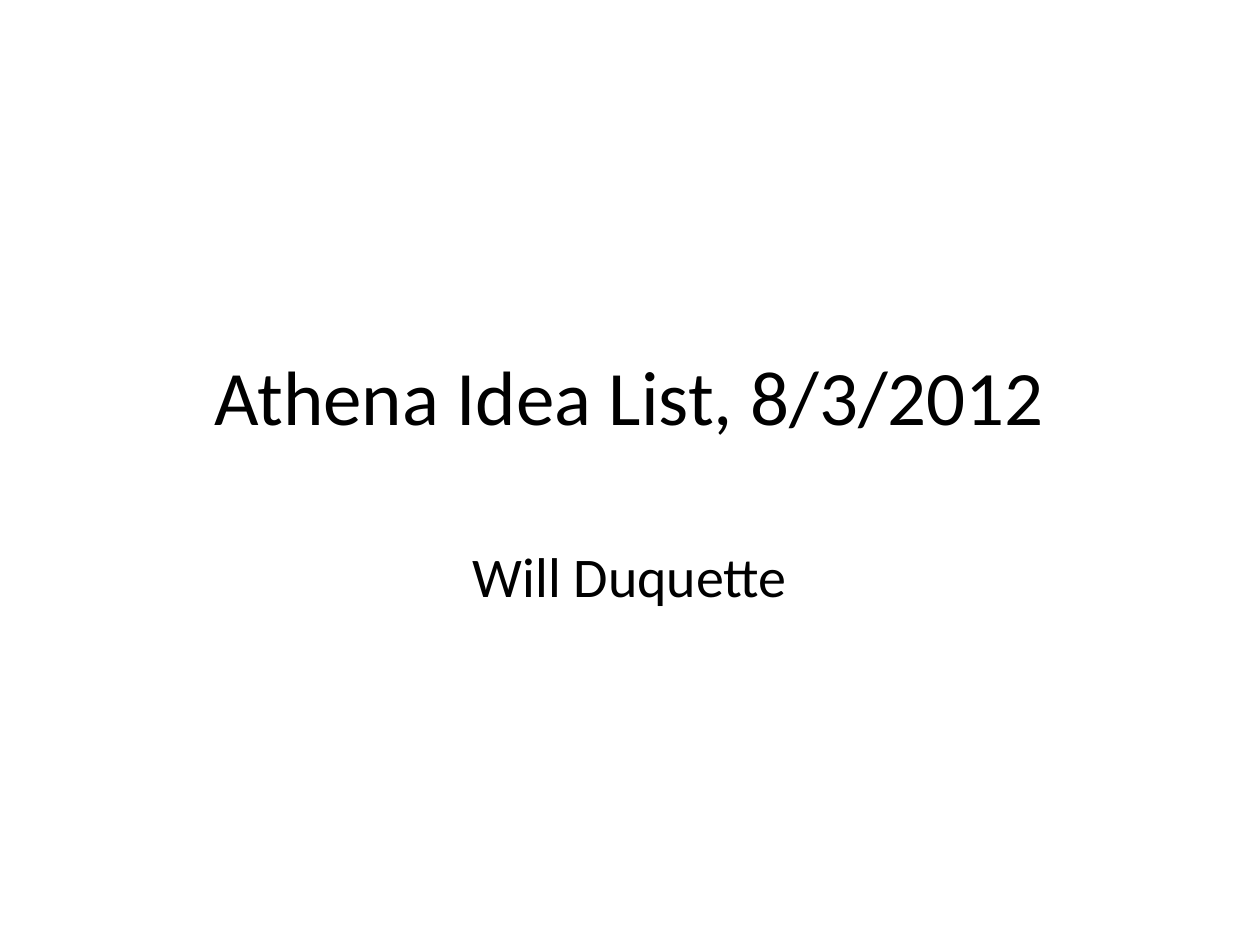
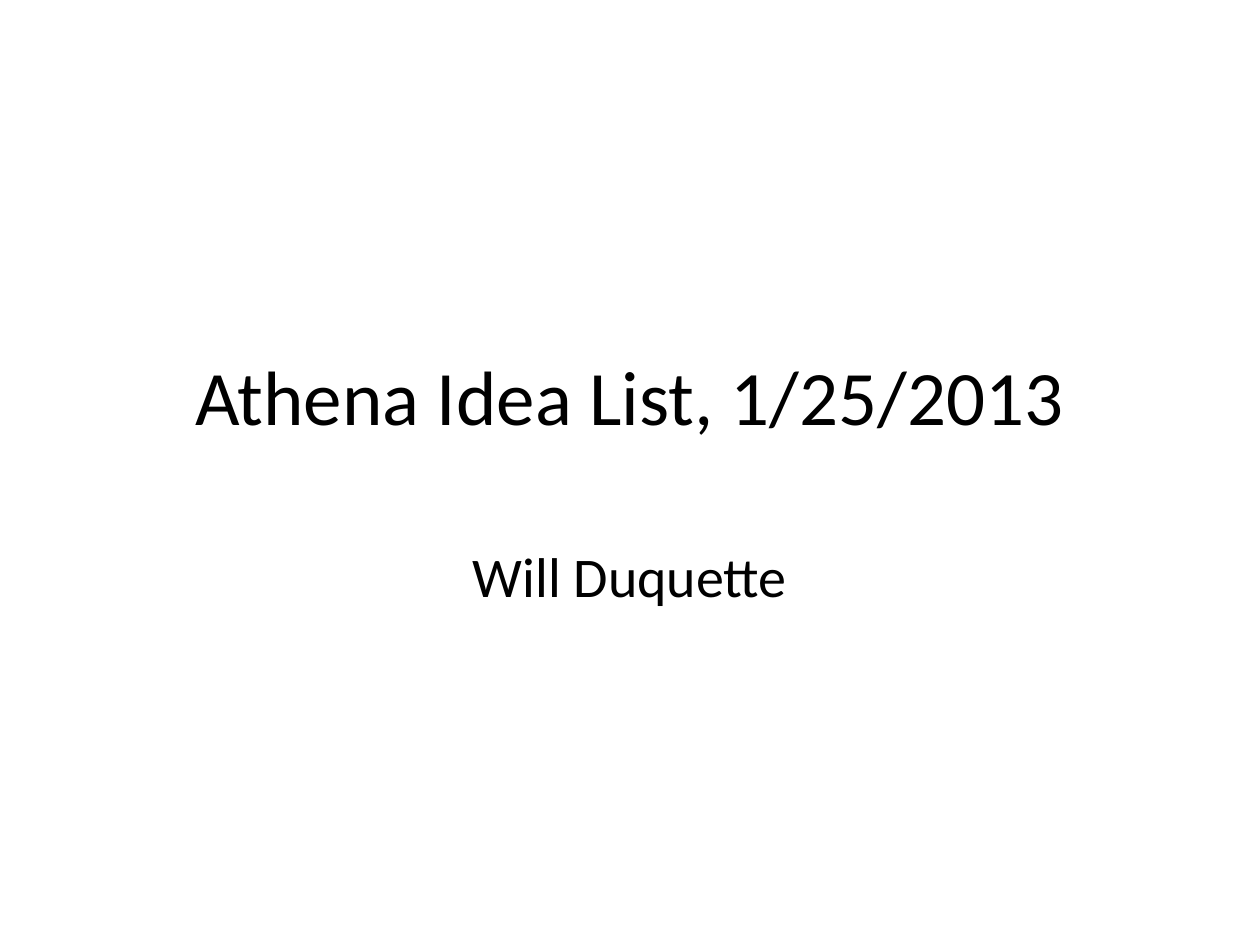
Before and after one commit to AthenaModel/athena-legacy, a slide deck: slide 1 of docs/dev/ideas.pptx. Drawn at 1260x945 pixels with LibreOffice and Linux fonts; fonts in the diff are those of the drawing. Boxes give left, top, right and bottom in pixels: in the first picture for what was removed or moved away, otherwise in the second. Text is boxed around its words. In the diff, an @@ line names an element or a change of style, - is before the commit and + after.

```diff
--- a/docs/dev/ideas.pptx
+++ b/docs/dev/ideas.pptx
@@ title at box(195, 371, 1063, 435): text changed @@
-Athena Idea List, 8/3/2012
+Athena Idea List, 1/25/2013
```
Also in this commit, not shown: 2 other slides changed, 8 slides added, 2 slides removed.
